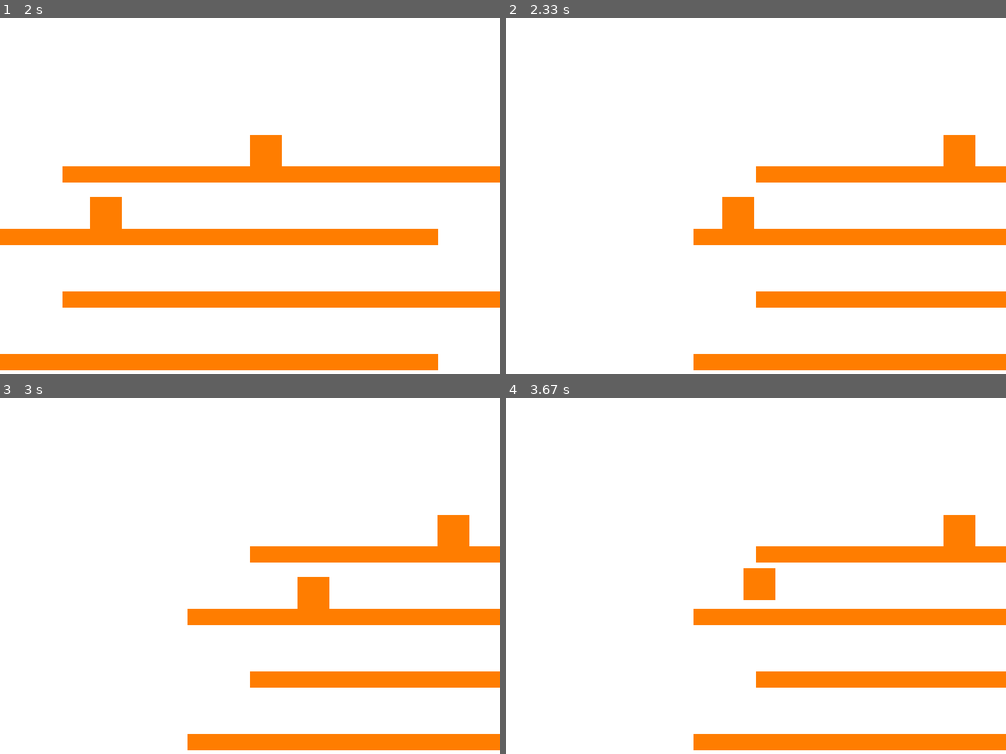
Above: before the commit, frames 1-4 (two rows, left to right).
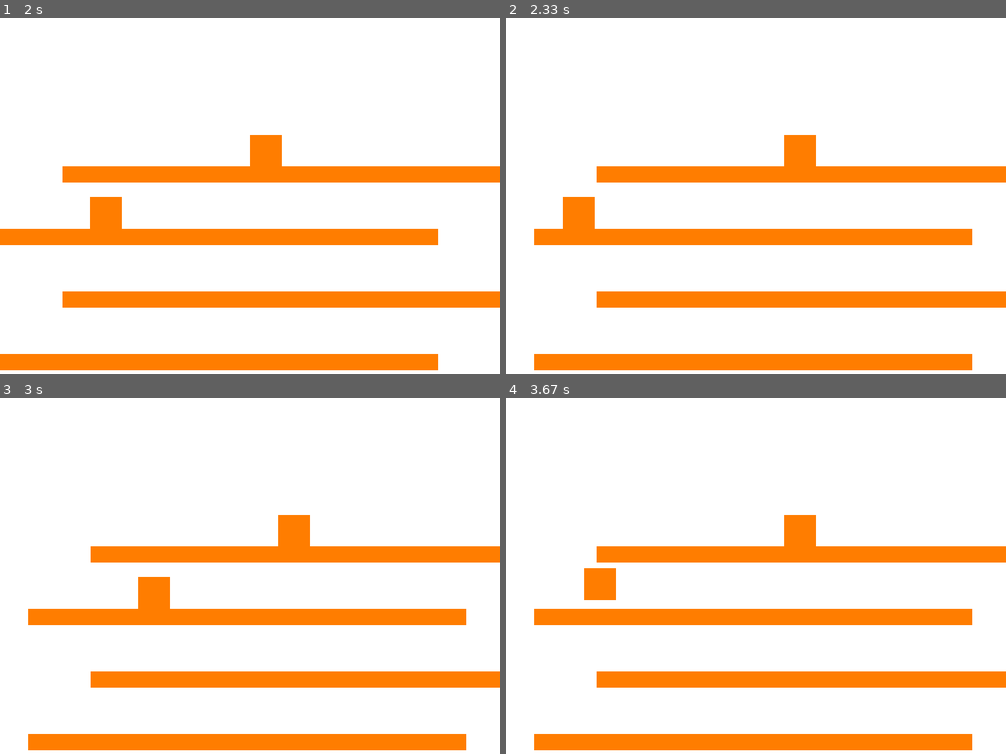
Above: after the commit, the same moments.

Repository: NeoZett-School/Python-Rectangle
Game: pygame game, started from scroll_test.py
The game is run twice, just before and just after one commit, with the same random seed, the same clock (stepped at 60 frames per second) and the same inputs.
Inputs:
- Up to frame 1 (2 s): hold D 0.33-0.8 s; hold D 0.83-1.3 s; hold A 1.33-1.87 s; hold A from 1.9 s (still down)
- Up to frame 2 (2.33 s): release A at 2.3 s
- Up to frame 3 (3 s): hold D 2.33-2.97 s
- Up to frame 4 (3.67 s): hold A 3-3.47 s; hold D from 3.5 s (still down); tap Space at 3.57 s

Frame 1 is identical in both runs. In frame 2, 8.7% of the frame differs, in the area x 5-100%, y 32-99%; in frame 3, 8.7%; in frame 4, 8.7%.

Commit message:
Made a soo cool scrolling effect.

Diff:
--- a/scroll_test.py
+++ b/scroll_test.py
@@ -77,13 +77,13 @@
             if SCROLL_DIST > 0:
                 obj.rect.left += SCROLL_DIST
             else:
-                obj.rect.left -= player.velocity.x
+                obj.rect.left -= player.velocity.x * dt
     elif pressed_keys[pygame.K_d] and player.rect.right > WIDTH - SCROLL_AT:
         for obj in grid:
             if SCROLL_DIST > 0:
                 obj.rect.right -= SCROLL_DIST
             else:
-                obj.rect.right -= player.velocity.x
+                obj.rect.right -= player.velocity.x * dt
 
     grid.update(player)
     grid.update(movable_box)
